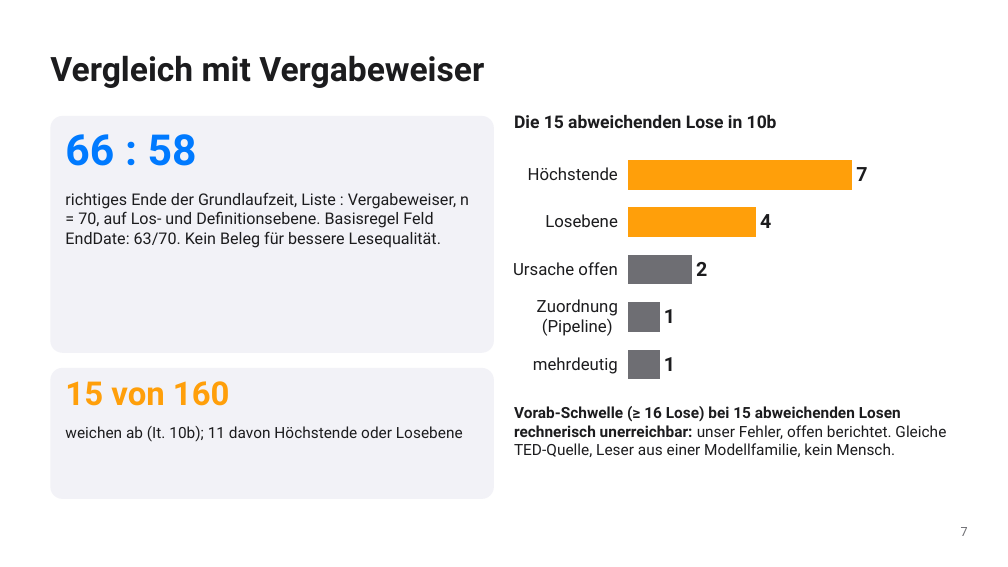
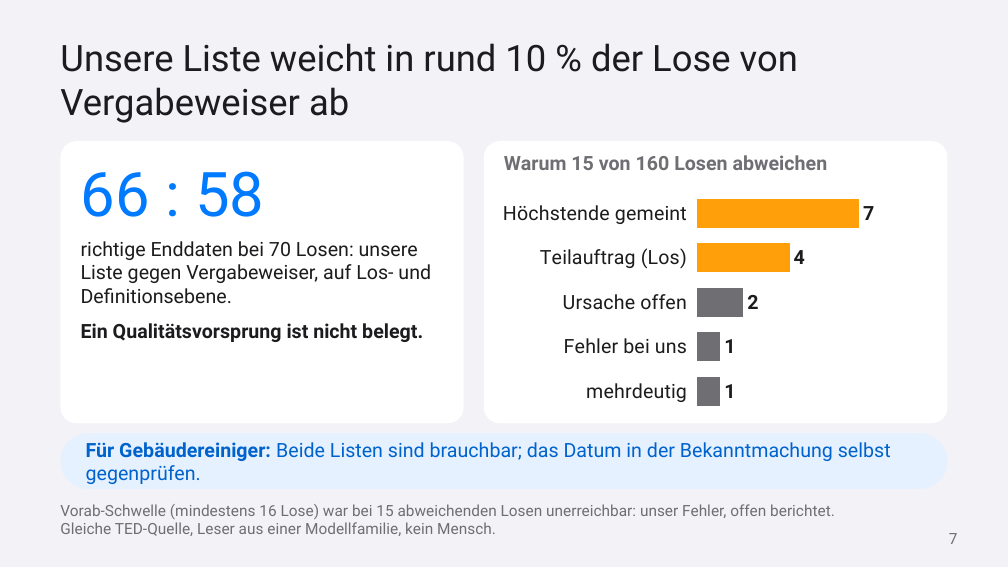
Before and after one commit to ludwigrichthammer9-web/vergabe_radar, a slide deck: slide 7 of docs/vortrag/vortrag_vergabe_radar.pptx. Drawn at 1008x567 pixels with LibreOffice and Linux fonts; fonts in the diff are those of the drawing. Boxes give left, top, right and bottom in pixels: in the first picture for what was removed or moved away, otherwise in the second. Text is boxed around its words. In the diff, an @@ line names an element or a change of style, - is before the commit and + after.

```diff
--- a/docs/vortrag/vortrag_vergabe_radar.pptx
+++ b/docs/vortrag/vortrag_vergabe_radar.pptx
@@ background #FFFFFF to #F2F2F7 @@
@@ title at [60,43,798,123]: text changed; size 24 to 26 pt; bold off @@
-Vergleich mit Vergabeweiser
+Unsere Liste weicht in rund 10 % der Lose von Vergabeweiser ab
@@ title "Unsere Liste weicht in rund ..." at [60,43,798,123]: vertical alignment middle to top @@
@@ text removed at [514,115,777,128] @@
-Die 15 abweichenden Lose in 10b
@@ rounded rectangle: place and size @@
-rounded rectangle at [50,116,494,353]
+rounded rectangle at [60,141,464,423]
@@ rounded rectangle at [60,141,464,423]: fill #F2F2F7 to #FFFFFF; proportions changed @@
@@ rounded rectangle at [484,141,948,423]: fill #F2F2F7 to #FFFFFF; proportions changed @@
@@ rounded rectangle: place and size @@
-rounded rectangle at [50,368,494,499]
+rounded rectangle at [484,141,948,423]
@@ text "66 : 58": place and size @@
-text "66 : 58" at [65,134,197,166]
+text "66 : 58" at [81,171,264,217]
@@ text "66 : 58" at [81,171,264,217]: size 30.5 to 44 pt, bold off; vertical alignment top to middle @@
@@ text at [504,155,828,170]: text changed; size 23.5 to 14 pt; text colour #FF9F0A to #6E6E73 @@
-15 von 160
+Warum 15 von 160 Losen abweichen
@@ bar chart at [494,186,937,418] @@
-categories: Höchstende, Losebene, Ursache offen, Zuordnung (Pipeline), mehrdeutig
+categories: Höchstende gemeint, Teilauftrag (Los), Ursache offen, Fehler bei uns, mehrdeutig
@@ bar spacing changed @@
@@ lettering changed @@
@@ bar chart: place and size @@
-bar chart at [504,146,958,393]
+bar chart at [494,186,937,418]
@@ text at [81,241,431,342]: text changed; size 11.5 to 14 pt @@
-richtiges Ende der Grundlaufzeit, Liste : Vergabeweiser, n = 70, auf Los- und Definitionsebene. Basisregel Feld EndDate: 63/70. Kein Beleg für bessere Lesequalität.
+richtige Enddaten bei 70 Losen: unsere Liste gegen Vergabeweiser, auf Los- und Definitionsebene.
+Ein Qualitätsvorsprung ist nicht belegt.
@@ rounded rectangle added at [60,433,948,489], fill #E5F1FF @@
@@ text removed at [65,426,463,442] @@
-weichen ab (It. 10b); 11 davon Höchstende oder Losebene
@@ text added at [86,442,891,484], 14 pt, text #0062CC @@
+Für Gebäudereiniger: Beide Listen sind brauchbar; das Datum in der Bekanntmachung selbst gegenprüfen.
@@ text at [60,504,835,536]: text changed; text colour #1C1C1E to #6E6E73 @@
-Vorab-Schwelle (≥ 16 Lose) bei 15 abweichenden Losen rechnerisch unerreichbar: unser Fehler, offen berichtet. Gleiche TED-Quelle, Leser aus einer Modellfamilie, kein Mensch.
+Vorab-Schwelle (mindestens 16 Lose) war bei 15 abweichenden Losen unerreichbar: unser Fehler, offen berichtet. Gleiche TED-Quelle, Leser aus einer Modellfamilie, kein Mensch.
@@ text "7": place and size @@
-text "7" at [961,527,968,536]
+text "7" at [949,533,958,544]
@@ text "7" at [949,533,958,544]: size 9 to 11 pt @@
```
Also in this commit, not shown: 3 other slides changed, 8 slides added, 8 slides removed, 9 other files.
